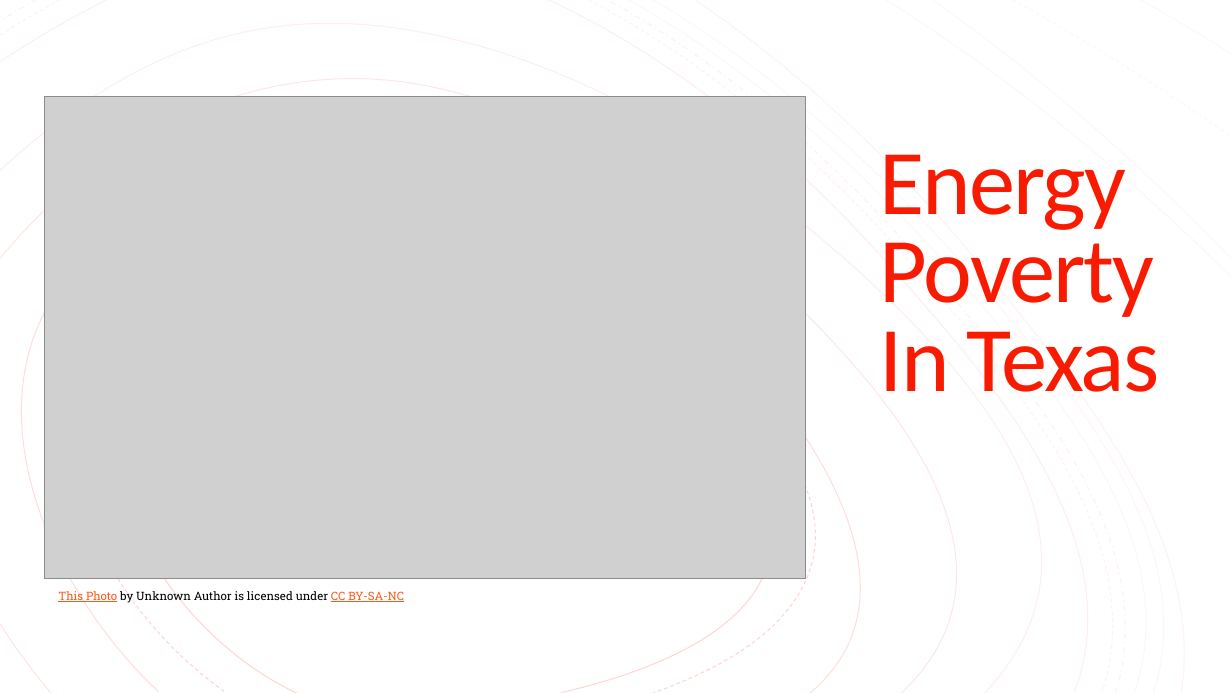
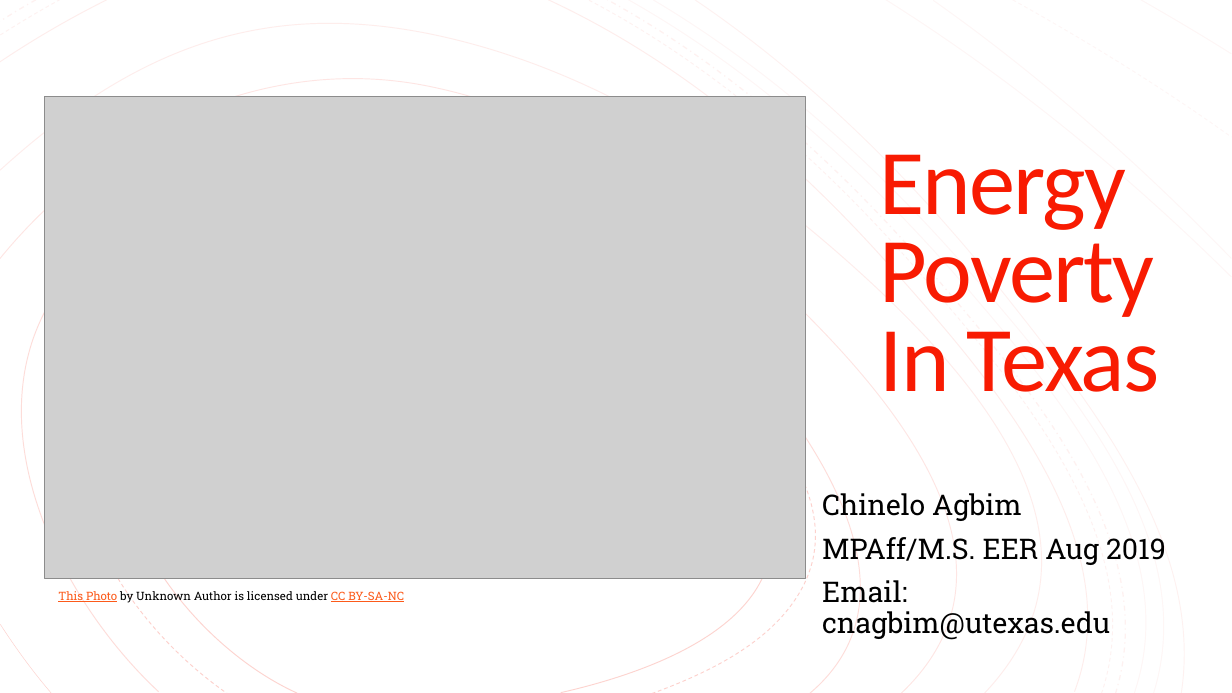
Before and after one commit to cnagbim/Data-Management-Final-Project-Agbim, a slide deck: slide 1 of writing_literature_present/final_presentation.pptx. Drawn at 1232x693 pixels with LibreOffice and Linux fonts; fonts in the diff are those of the drawing; grey boxes stand for pictures. Boxes give left, top, right and bottom in pixels: in the first picture for what was removed or moved away, otherwise in the second. Text is boxed around its words. In the diff, an @@ line names an element or a change of style, - is before the commit and + after.

```diff
--- a/writing_literature_present/final_presentation.pptx
+++ b/writing_literature_present/final_presentation.pptx
@@ subtitle added at [822,493,1166,640], 22.2 pt, text #000000 @@
+Chinelo Agbim
+MPAff/M.S. EER Aug 2019
+Email: cnagbim@utexas.edu
```
Also in this commit, not shown: 3 other slides changed, 2 slides added, 2 slides removed, 1 other file.
